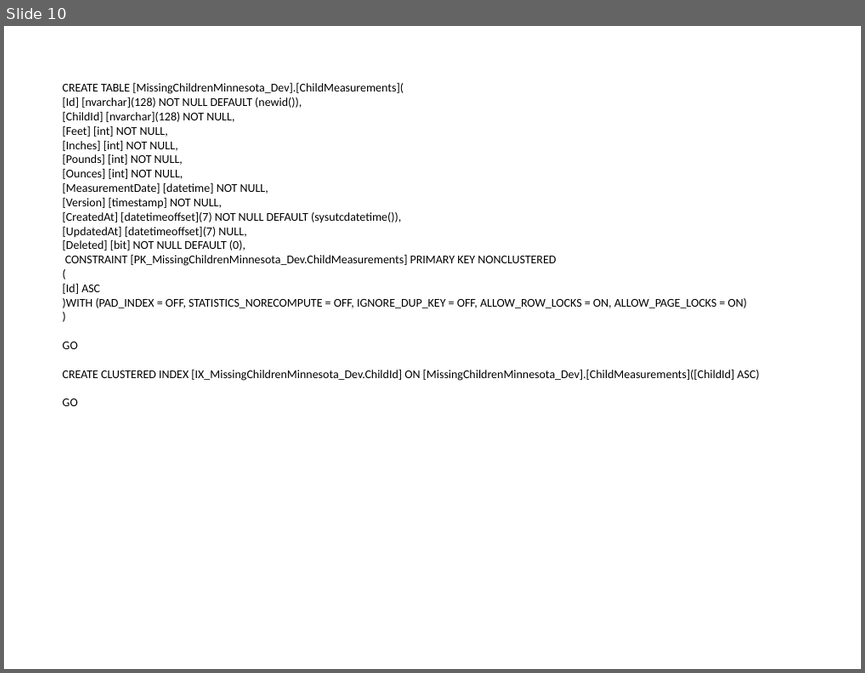
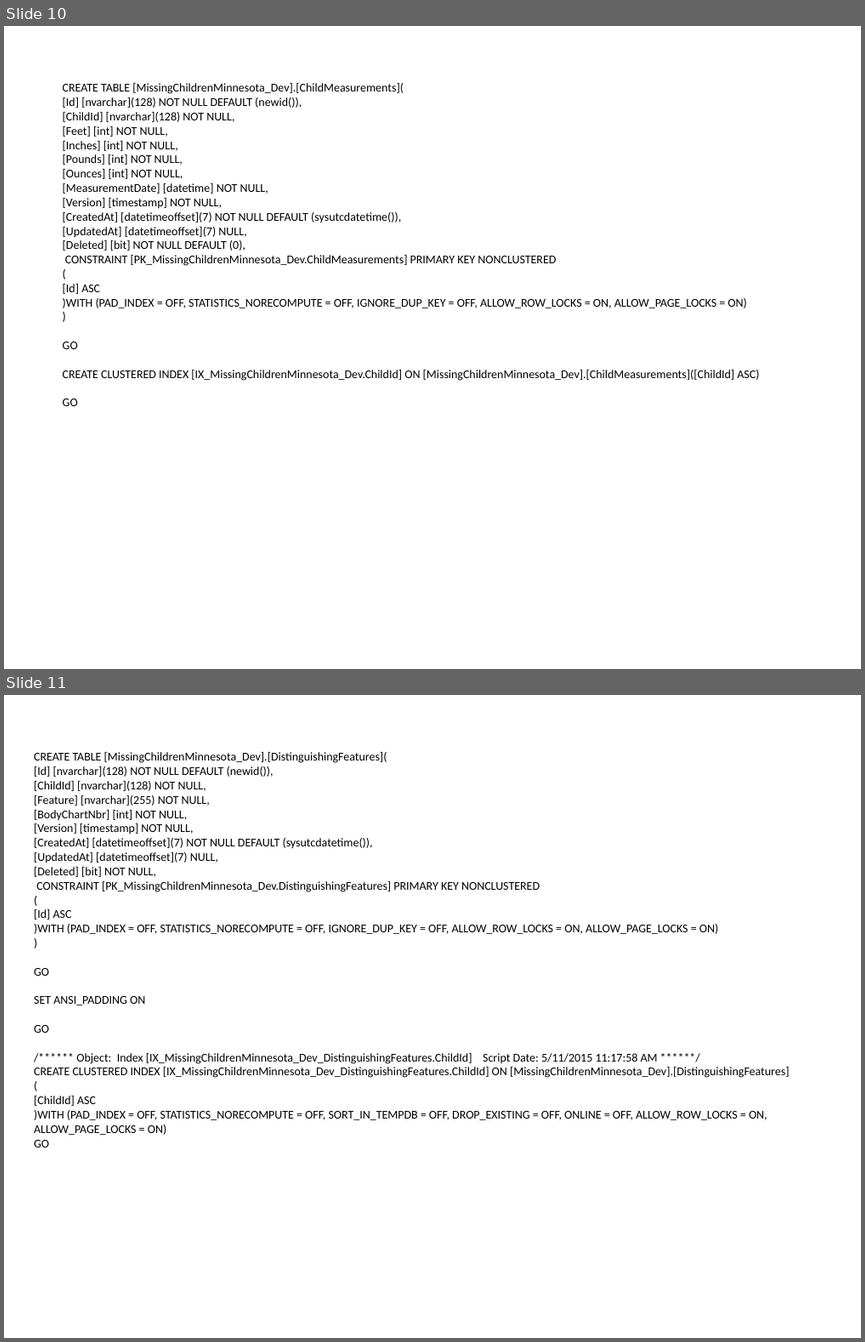
Before and after one commit to Magenic/MissingChildrenMinnesota, a slide deck: Docs/MCM Application Flow.pptx. Shown one above the other, each under a label of ours: slide 10 before the commit, slides 10 and 11 after it. The pictures are 865x673 and 865x1342 pixels, drawn with LibreOffice and Linux fonts; fonts in the diff are those of the drawing. Boxes give left, top, right and bottom in pixels: in the first picture for what was removed or moved away, otherwise in the second. Text is boxed around its words. In the diff, an @@ line names an element or a change of style, - is before the commit and + after.

Commit message:
added create table t-sql for Distinguishing Features

```diff
--- a/Docs/MCM Application Flow.pptx
+++ b/Docs/MCM Application Flow.pptx
@@ slide 11 added at [4,695,861,1338], background #FFFFFF @@
@@ text added at [34,752,789,1147], 10 pt, text #000000 @@
+CREATE TABLE [MissingChildrenMinnesota_Dev].[DistinguishingFeatures](
+[Id] [nvarchar](128) NOT NULL DEFAULT (newid()),
+[ChildId] [nvarchar](128) NOT NULL,
+[Feature] [nvarchar](255) NOT NULL,
+[BodyChartNbr] [int] NOT NULL,
+[Version] [timestamp] NOT NULL,
+[CreatedAt] [datetimeoffset](7) NOT NULL DEFAULT (sysutcdatetime()),
+[UpdatedAt] [datetimeoffset](7) NULL,
+[Deleted] [bit] NOT NULL,
+CONSTRAINT [PK_MissingChildrenMinnesota_Dev.DistinguishingFeatures] PRIMARY KEY NONCLUSTERED
+(
+[Id] ASC
+)WITH (PAD_INDEX = OFF, STATISTICS_NORECOMPUTE = OFF, IGNORE_DUP_KEY = OFF, ALLOW_ROW_LOCKS = ON, ALLOW_PAGE_LOCKS = ON)
+)
+GO
+SET ANSI_PADDING ON
+GO
+/****** Object: Index [IX_MissingChildrenMinnesota_Dev_DistinguishingFeatures.ChildId] Script Date: 5/11/2015 11:17:58 AM ******/
+CREATE CLUSTERED INDEX [IX_MissingChildrenMinnesota_Dev_DistinguishingFeatures.ChildId] ON [MissingChildrenMinnesota_Dev].[DistinguishingFeatures]
+(
+[ChildId] ASC
+)WITH (PAD_INDEX = OFF, STATISTICS_NORECOMPUTE = OFF, SORT_IN_TEMPDB = OFF, DROP_EXISTING = OFF, ONLINE = OFF, ALLOW_ROW_LOCKS = ON,
+ALLOW_PAGE_LOCKS = ON)
+GO
```
